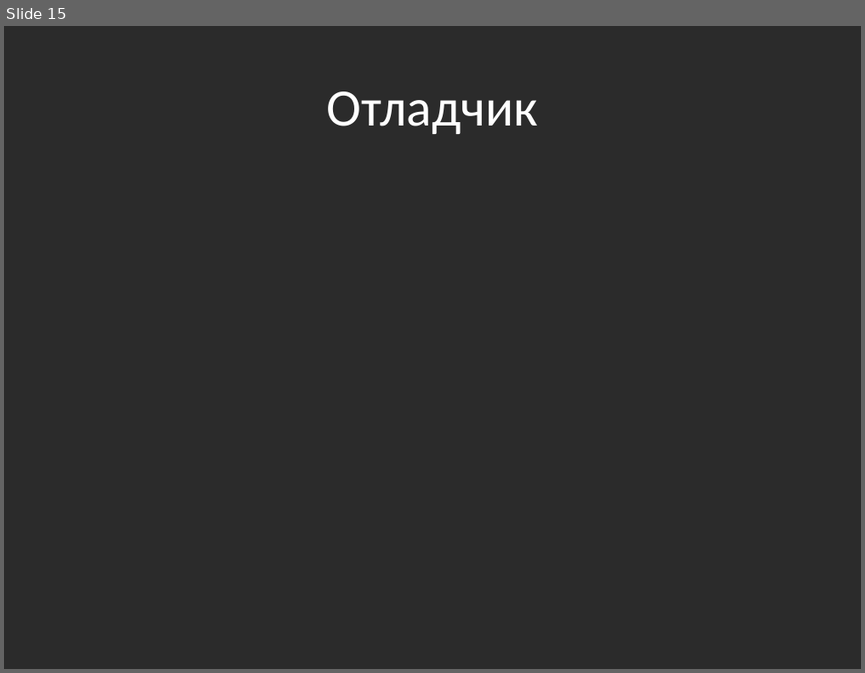
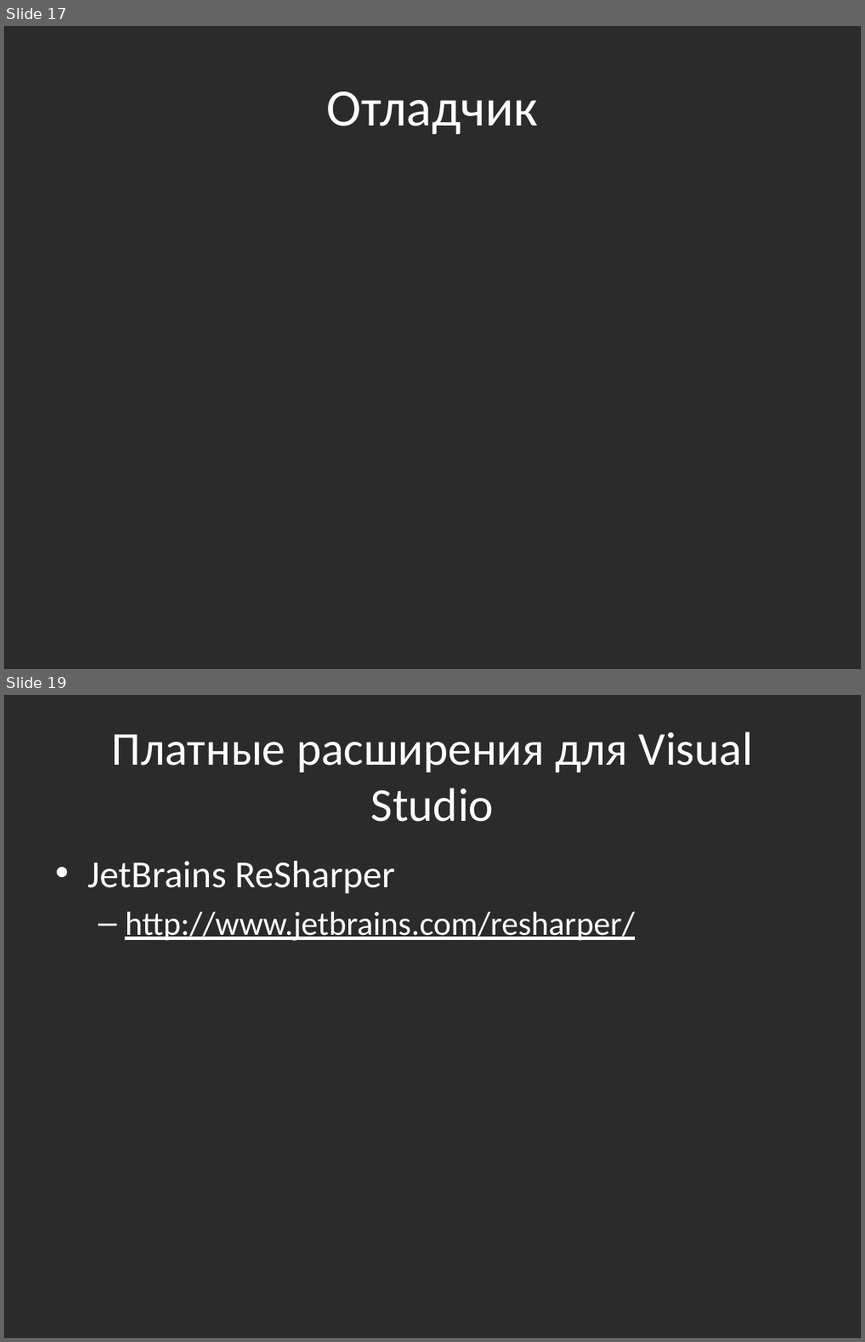
Before and after one commit to bazile/Training, a slide deck: Presentation/tools-visual-studio.pptx. Shown one above the other, each under a label of ours: slide 15 before the commit, slides 17 and 19 after it; the slides between them are not shown. The pictures are 865x673 and 865x1342 pixels, drawn with LibreOffice and Linux fonts; fonts in the diff are those of the drawing; background and template pictures are left out; a plain dark background stands for a picture behind light text. Boxes give left, top, right and bottom in pixels: in the first picture for what was removed or moved away, otherwise in the second. Text is boxed around its words. In the diff, an @@ line names an element or a change of style, - is before the commit and + after.

Commit message:
Info about Visual Studio extensions

```diff
--- a/Presentation/tools-visual-studio.pptx
+++ b/Presentation/tools-visual-studio.pptx
@@ slide 19 added at <box>4,695,861,1338</box>, background picture (left out) @@
@@ title added at <box>112,732,753,822</box>, 39.6 pt, text #FFFFFF @@
+Платные расширения для Visual Studio
@@ text added at <box>87,861,634,941</box>, 28 pt, text #FFFFFF, underline @@
+• JetBrains ReSharper
+  – http://www.jetbrains.com/resharper/
@@ what was slide 15 is now slide 17 @@
```
Also in this commit, not shown: 5 slides changed, 1 other slide added, 1 other file.
